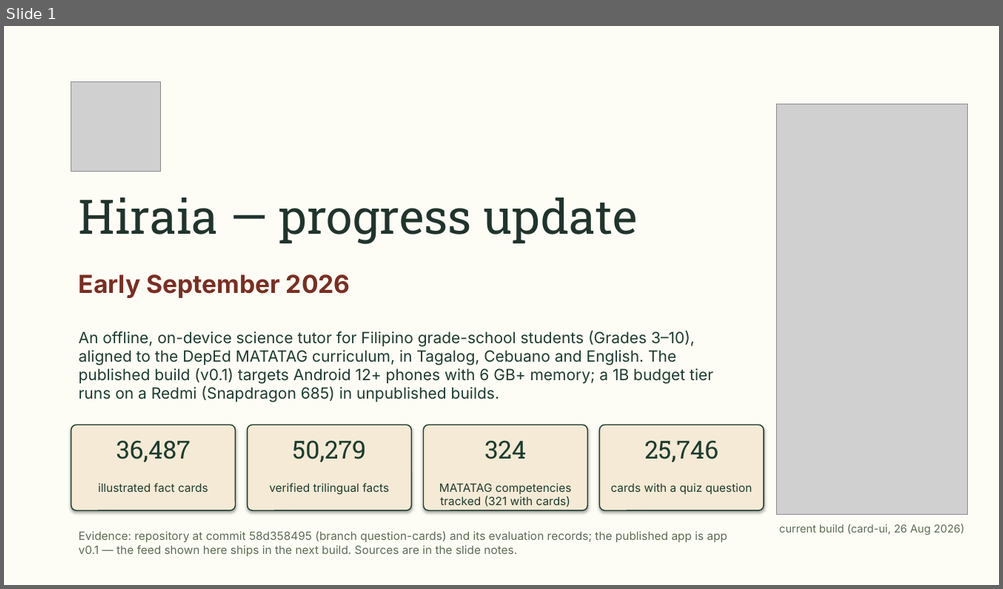
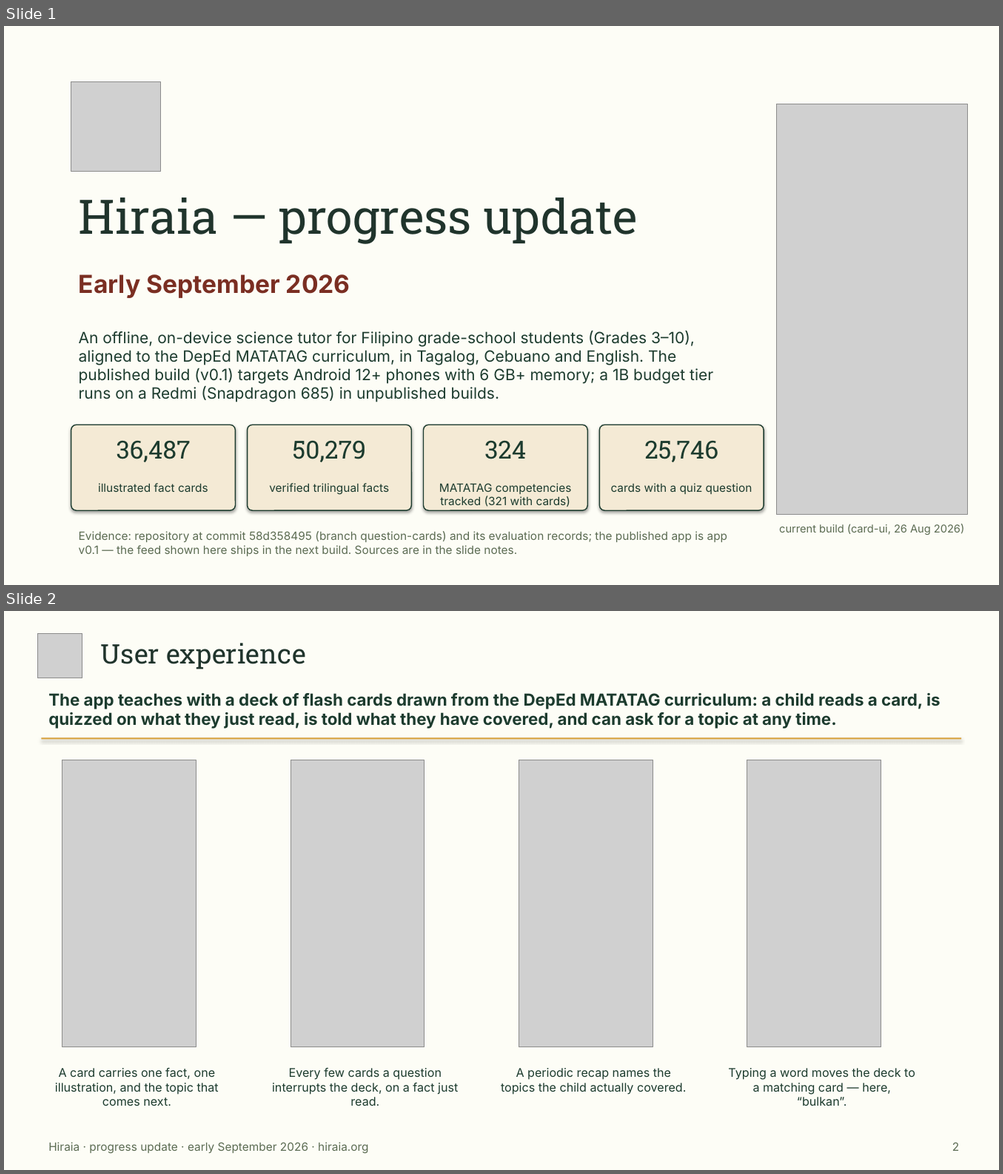
Before and after one commit to helloluis/hiraia, a slide deck: docs/deck/Hiraia-progress-update-2026-09.pptx. Shown one above the other, each under a label of ours: slide 1 before the commit, slides 1 and 2 after it. The pictures are 1003x589 and 1003x1174 pixels, drawn with LibreOffice and Linux fonts; fonts in the diff are those of the drawing; grey boxes stand for pictures. Boxes give left, top, right and bottom in pixels: in the first picture for what was removed or moved away, otherwise in the second. Text is boxed around its words. In the diff, an @@ line names an element or a change of style, - is before the commit and + after.

```diff
--- a/docs/deck/Hiraia-progress-update-2026-09.pptx
+++ b/docs/deck/Hiraia-progress-update-2026-09.pptx
@@ slide 2 added at [4,611,999,1170], background #FDFDF6 @@
@@ picture added at [37,633,82,678] @@
@@ text added at [101,643,306,669], 26 pt, text #20342C @@
+User experience
@@ text added at [48,693,940,729], 16 pt, text #1C3B2E, bold @@
+The app teaches with a deck of flash cards drawn from the DepEd MATATAG curriculum: a child reads a card, is quizzed on what they just read, is told what they have covered, and can ask for a topic at any time.
@@ rectangle added at [41,738,962,739], fill #D8A03A @@
@@ picture added at [62,760,196,1048] @@
@@ picture added at [290,760,424,1048] @@
@@ picture added at [519,760,652,1048] @@
@@ picture added at [747,760,881,1048] @@
@@ text added at [55,1068,219,1106], 11.5 pt, text #1C3B2E @@
+A card carries one fact, one illustration, and the topic that comes next.
@@ text added at [272,1068,458,1106], 11.5 pt, text #1C3B2E @@
+Every few cards a question interrupts the deck, on a fact just read.
@@ text added at [501,1068,686,1095], 11.5 pt, text #1C3B2E @@
+A periodic recap names the topics the child actually covered.
@@ text added at [728,1068,915,1106], 11.5 pt, text #1C3B2E @@
+Typing a word moves the deck to a matching card — here, “bulkan”.
@@ text added at [48,1142,368,1154], 11 pt, text #5B6B52 @@
+Hiraia · progress update · early September 2026 · hiraia.org
@@ text added at [952,1142,959,1151], 11 pt, text #5B6B52 @@
+2
```
Also in this commit, not shown: 5 slides changed, 3 other files.
